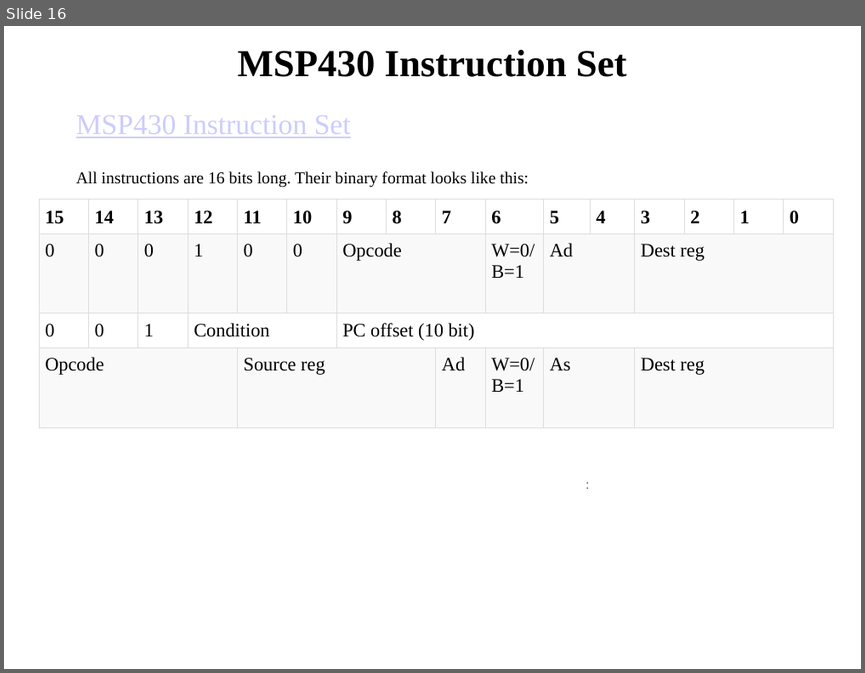
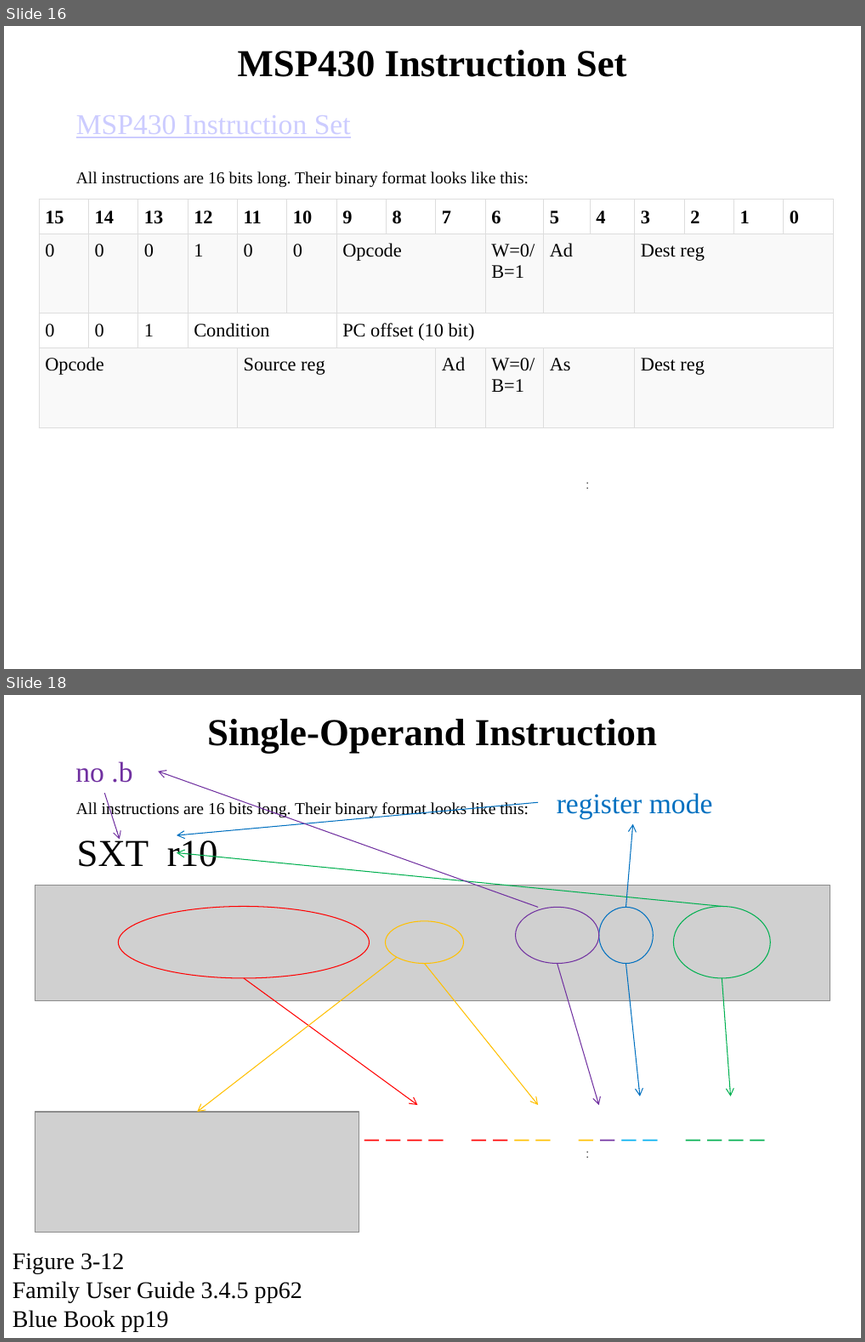
Before and after one commit to pw4rn3r/ECE382, a slide deck: notes/L3/Lsn3.pptx. Shown one above the other, each under a label of ours: slide 16 before the commit, slides 16 and 18 after it; the slides between them are not shown. The pictures are 865x673 and 865x1342 pixels, drawn with LibreOffice and Linux fonts; fonts in the diff are those of the drawing; grey boxes stand for pictures. Boxes give left, top, right and bottom in pixels: in the first picture for what was removed or moved away, otherwise in the second. Text is boxed around its words. In the diff, an @@ line names an element or a change of style, - is before the commit and + after.

```diff
--- a/notes/L3/Lsn3.pptx
+++ b/notes/L3/Lsn3.pptx
@@ slide 18 added at <box>4,695,861,1338</box>, background #FFFFFF @@
@@ title added at <box>207,719,657,754</box>, 32 pt, text #000000, bold @@
+Single-Operand Instruction
@@ group added at <box>75,761,599,1105</box>: 3 arrows, 1 text, 1 ellipse @@
+no .b
@@ text added at <box>76,801,528,818</box>, 14 pt, text #000000 @@
+All instructions are 16 bits long. Their binary format looks like this:
@@ group added at <box>177,793,713,1096</box>: 3 arrows, 1 text, 1 ellipse @@
+register mode
@@ text added at <box>77,836,218,867</box>, 32 pt, text #000000 @@
+SXT r10
@@ arrow added from (722, 906) to (177, 852), #00B050 0.75 pt @@
@@ picture added at <box>35,885,829,1000</box> @@
@@ ellipse added at <box>118,906,369,978</box>, outline #FF0000 0.75 pt @@
@@ ellipse added at <box>386,921,463,964</box>, outline #FFC000 0.75 pt @@
@@ ellipse added at <box>673,906,770,978</box>, outline #00B050 0.75 pt @@
@@ arrow added from (397, 957) to (197, 1111), #FFC000 0.75 pt @@
@@ arrow added from (425, 964) to (538, 1105), #FFC000 0.75 pt @@
@@ arrow added from (244, 978) to (418, 1105), #FF0000 0.75 pt @@
@@ arrow added from (722, 978) to (731, 1096), #00B050 0.75 pt @@
@@ picture added at <box>35,1111,358,1231</box> @@
@@ text added at <box>356,1105,783,1147</box>, 24 pt, text #FF0000 @@
+_ _ _ _ _ _ _ _ _ _ _ _ _ _ _ _
@@ text added at <box>577,1141,598,1191</box>, 10 pt, text #333333 @@
+:
@@ text added at <box>12,1253,302,1331</box>, 20 pt, text #000000 @@
+Figure 3-12
+Family User Guide 3.4.5 pp62
+Blue Book pp19
```
Also in this commit, not shown: 5 slides changed, 2 other slides added, 2 slides removed, 1 other file.
